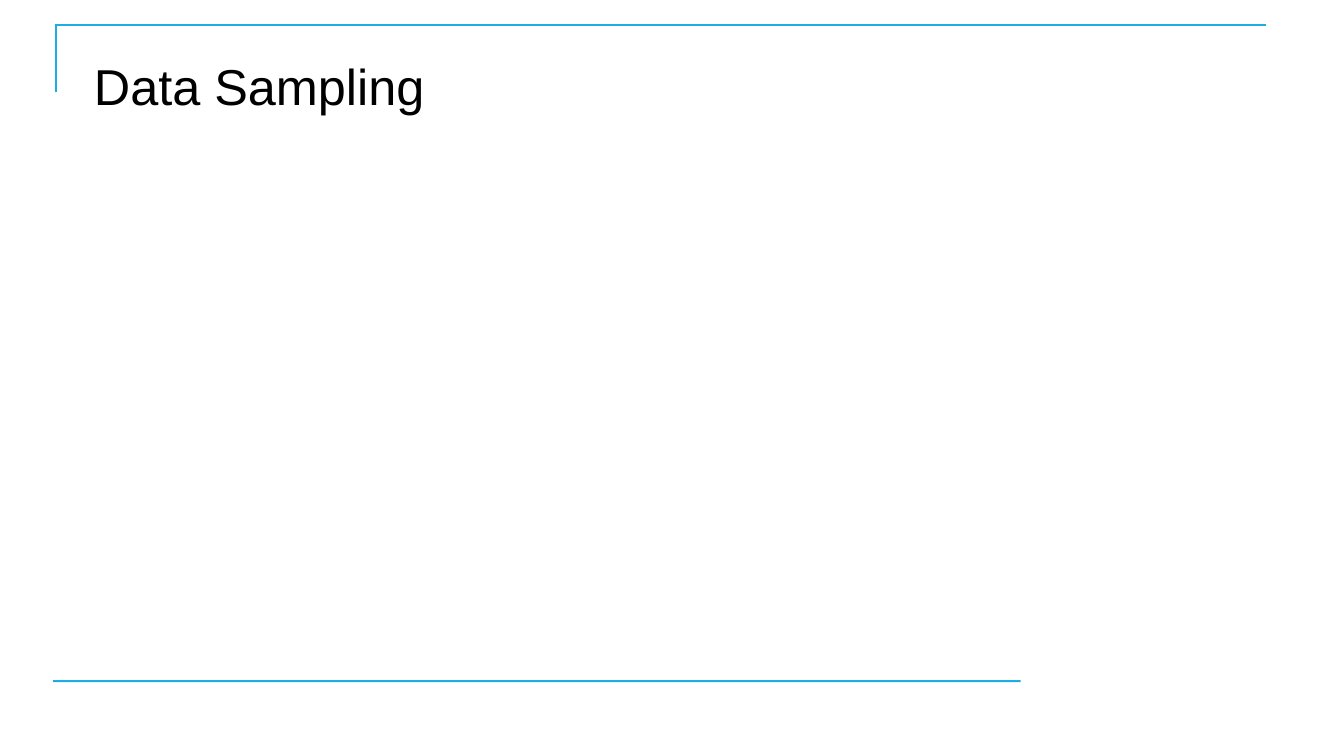
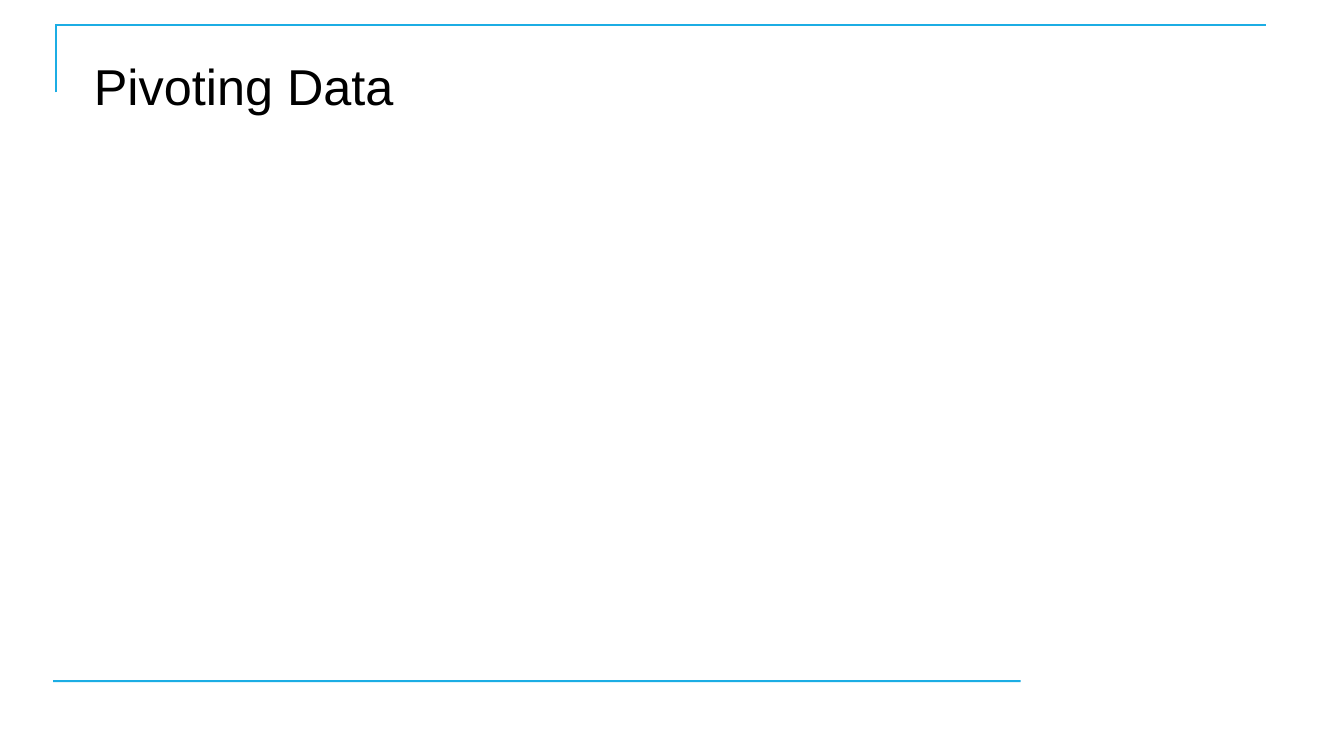
Before and after one commit to CostelloTechnicalConsulting/XTBP10---Tableau-Prep-Introduction, a slide deck: slide 66 of ppt/TableauPrepBuilderIntroV1_1.pptx (slide 38 before the commit). Drawn at 1344x756 pixels with LibreOffice and Linux fonts; fonts in the diff are those of the drawing; background and template pictures are left out. Boxes give left, top, right and bottom in pixels: in the first picture for what was removed or moved away, otherwise in the second. Text is boxed around its words. In the diff, an @@ line names an element or a change of style, - is before the commit and + after.

```diff
--- a/ppt/TableauPrepBuilderIntroV1_1.pptx
+++ b/ppt/TableauPrepBuilderIntroV1_1.pptx
@@ title at (94, 68, 393, 115): text changed @@
-Data Sampling
+Pivoting Data
```
Also in this commit, not shown: 7 other slides changed, 38 slides added, 34 slides removed.
